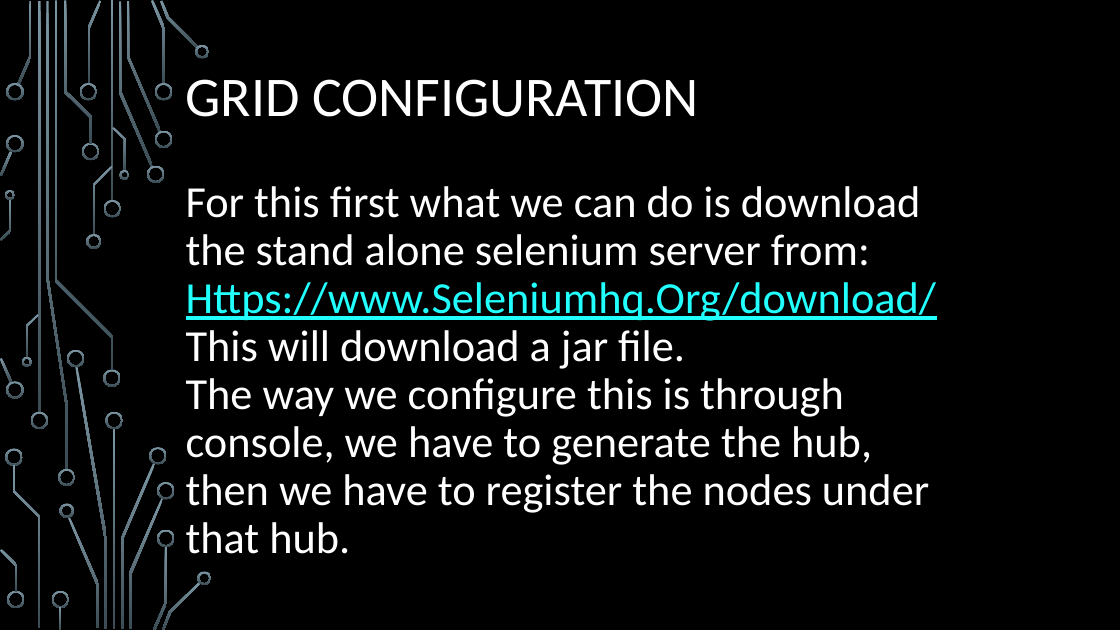
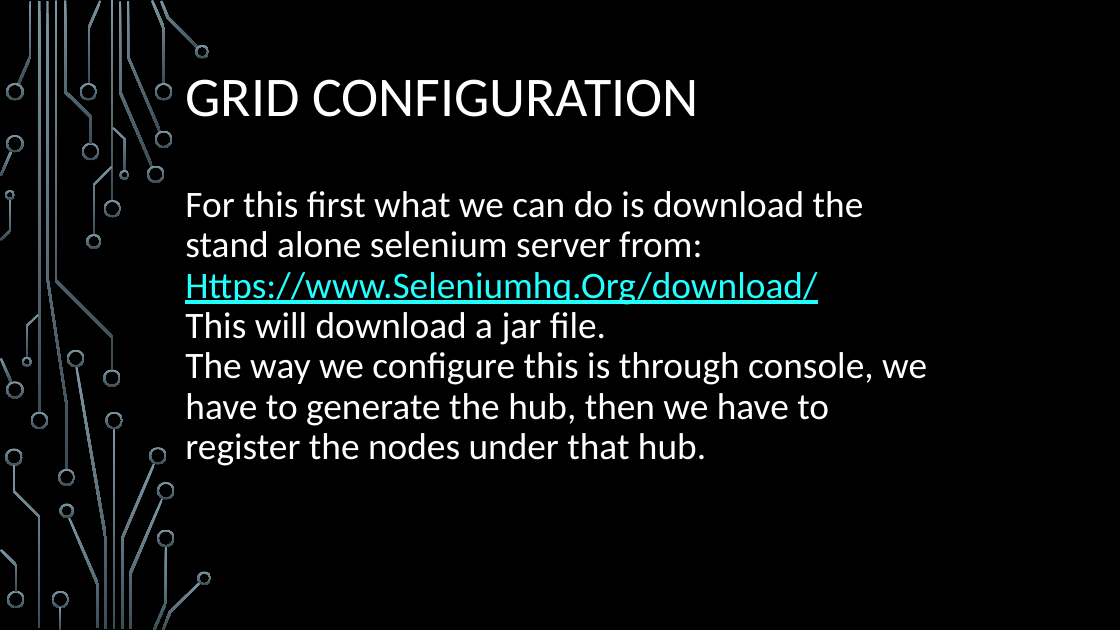
Before and after one commit to oskarCv/Selenium, a slide deck: slide 35 of Selenium/SeleniumFromScratch.pptx. Drawn at 1120x630 pixels with LibreOffice and Linux fonts; fonts in the diff are those of the drawing; background and template pictures are left out. Boxes give left, top, right and bottom in pixels: in the first picture for what was removed or moved away, otherwise in the second. Text is boxed around its words. In the diff, an @@ line names an element or a change of style, - is before the commit and + after.

```diff
--- a/Selenium/SeleniumFromScratch.pptx
+++ b/Selenium/SeleniumFromScratch.pptx
@@ text "For this first what we ..." at (185, 191, 927, 466): size 38 to 32 pt @@
```
Also in this commit, not shown: 8 other slides changed, 4 other files.
